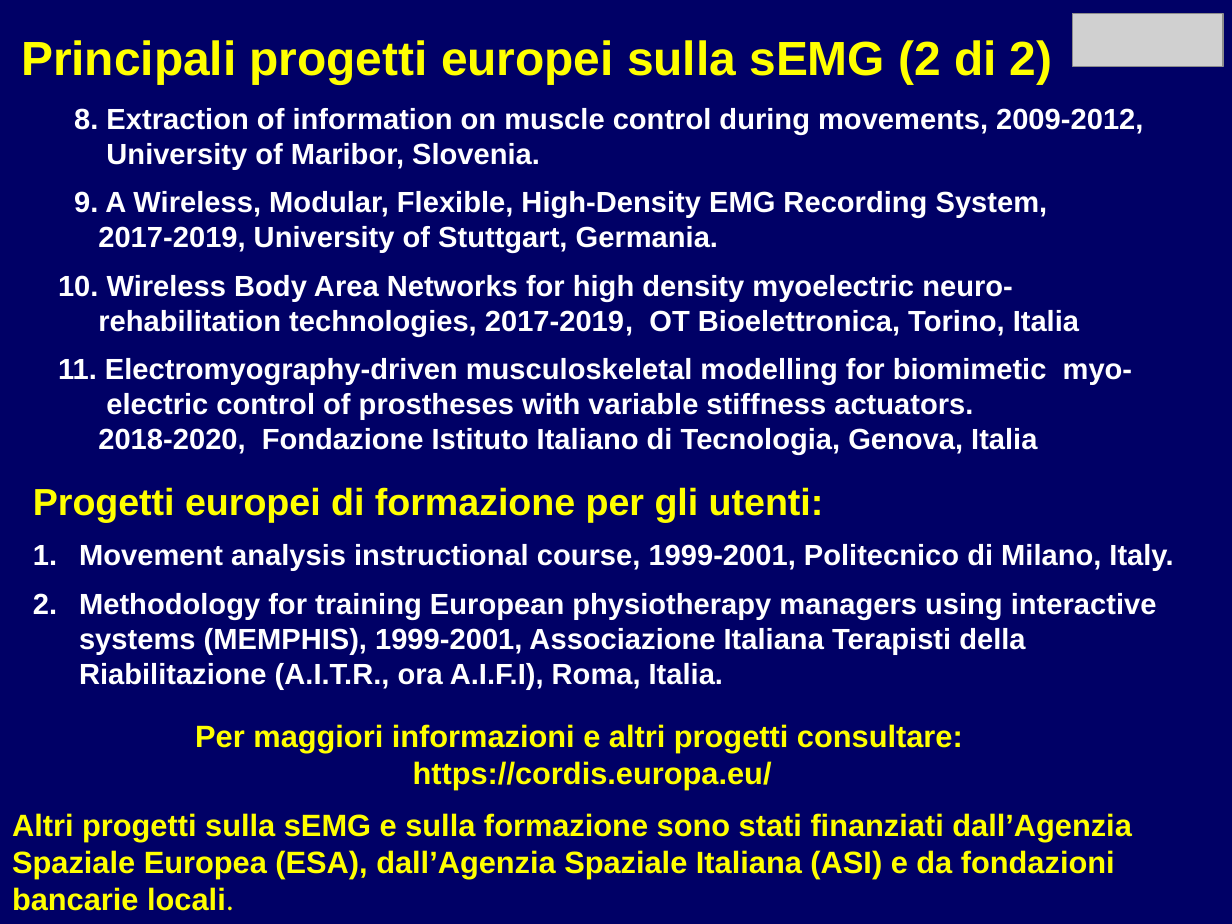
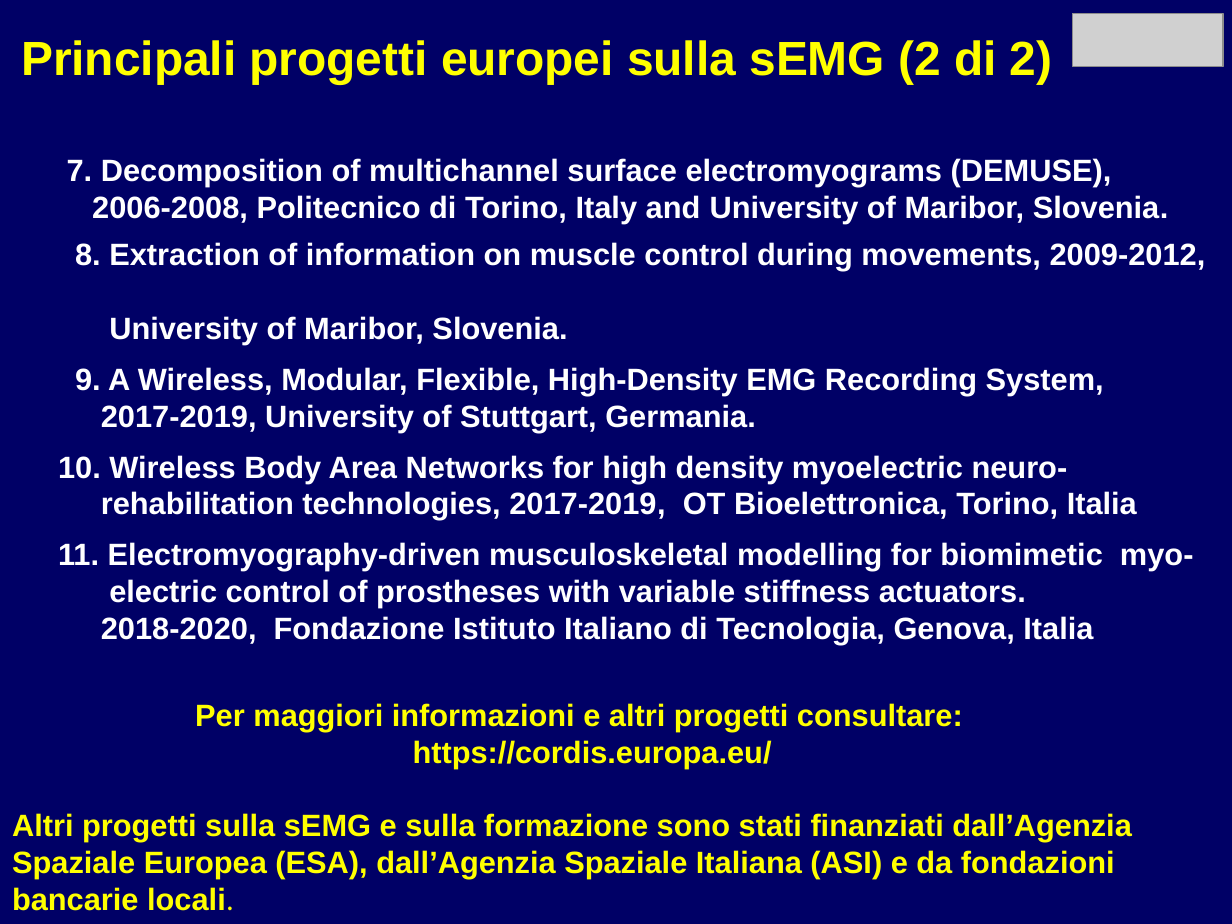
Before and after one commit to rmerletti/rmerletti.github.io, a slide deck: slide 5 of assets/pptx/it_mod08_raccomandazioni_europee.ppsx. Drawn at 1232x924 pixels with LibreOffice and Linux fonts; fonts in the diff are those of the drawing; grey boxes stand for pictures. Boxes give left, top, right and bottom in pixels: in the first picture for what was removed or moved away, otherwise in the second. Text is boxed around its words. In the diff, an @@ line names an element or a change of style, - is before the commit and + after.

```diff
--- a/assets/pptx/it_mod08_raccomandazioni_europee.ppsx
+++ b/assets/pptx/it_mod08_raccomandazioni_europee.ppsx
@@ text at box(67, 158, 1169, 224): paragraph added @@
+7. Decomposition of multichannel surface electromyograms (DEMUSE),
+2006-2008, Politecnico di Torino, Italy and University of Maribor, Slovenia.
@@ text at box(58, 242, 1206, 608): size 17 to 18 pt in "8. Extraction of information on muscle control ...", "9. A Wireless, Modular, Flexible, High-Density EMG ...", "10. Wireless Body Area Networks for high ...", "11. Electromyography-driven musculoskeletal modelling for bi ..." and 1 more places @@
@@ text removed at box(33, 487, 1173, 689) @@
-Progetti europei di formazione per gli utenti:
-1. Movement analysis instructional course, 1999-2001, Politecnico di Milano, Italy.
-2. Methodology for training European physiotherapy managers using interactive systems (MEMPHIS), 1999-2001, Associazione Italiana Terapisti della Riabilitazione (A.I.T.R., ora A.I.F.I), Roma, Italia.
@@ text "Per maggiori informazioni e altri ...": place and size @@
-text "Per maggiori informazioni e altri ..." at box(195, 724, 963, 790)
+text "Per maggiori informazioni e altri ..." at box(195, 703, 963, 768)
```
Also in this commit, not shown: 5 other slides changed, 1 slide added, 8 other files.
